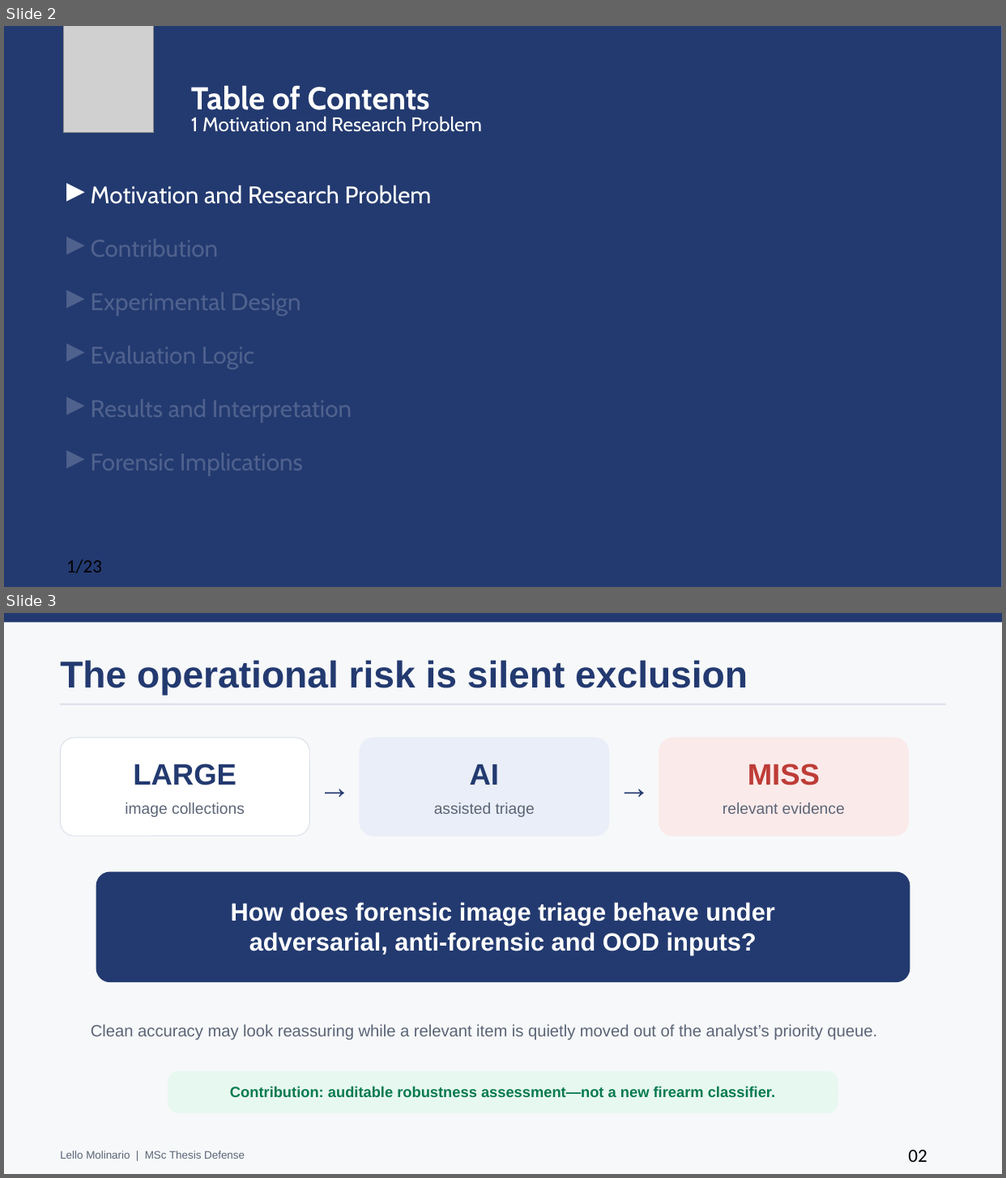
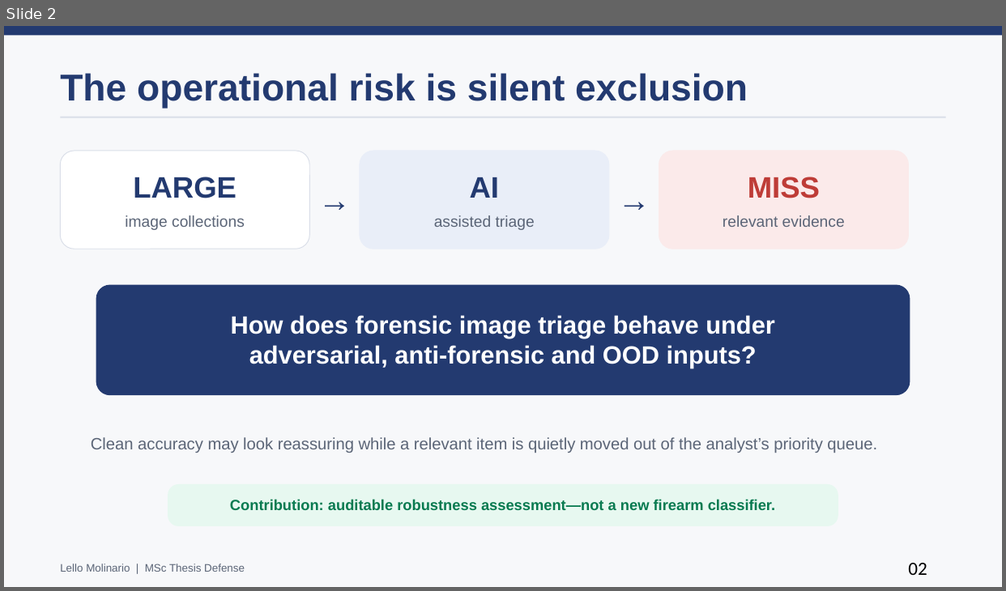
Before and after one commit to lmolinario/msc-thesis-ai-robustness-in-digital-forensics, a slide deck: docs/slides/main_thesis_presentation_editable_complete.pptx. Shown one above the other, each under a label of ours: slides 2 and 3 before the commit, slide 2 after it. The pictures are 1006x1178 and 1006x591 pixels, drawn with LibreOffice and Linux fonts; fonts in the diff are those of the drawing; grey boxes stand for pictures. Boxes give left, top, right and bottom in pixels: in the first picture for what was removed or moved away, otherwise in the second. Text is boxed around its words. In the diff, an @@ line names an element or a change of style, - is before the commit and + after.

```diff
--- a/docs/slides/main_thesis_presentation_editable_complete.pptx
+++ b/docs/slides/main_thesis_presentation_editable_complete.pptx
@@ slide 2 removed at box(4, 26, 1002, 587), background #FFFFFF @@
@@ rectangle removed at box(4, 26, 1002, 587) @@
@@ picture removed at box(64, 26, 154, 133) @@
@@ text removed at box(191, 85, 430, 117) @@
-Table of Contents
@@ text removed at box(191, 116, 481, 132) @@
-1 Motivation and Research Problem
@@ text removed at box(66, 175, 96, 210) @@
-▶
@@ text removed at box(91, 185, 432, 204) @@
-Motivation and Research Problem
@@ text removed at box(66, 228, 96, 264) @@
-▶
@@ text removed at box(91, 239, 219, 257) @@
-Contribution
@@ text removed at box(66, 282, 96, 318) @@
-▶
@@ text removed at box(91, 292, 301, 316) @@
-Experimental Design
@@ text removed at box(66, 335, 96, 370) @@
-▶
@@ text removed at box(91, 346, 254, 369) @@
-Evaluation Logic
@@ text removed at box(66, 388, 96, 424) @@
-▶
@@ text removed at box(91, 399, 351, 423) @@
-Results and Interpretation
@@ text removed at box(66, 442, 96, 477) @@
-▶
@@ text removed at box(91, 453, 303, 476) @@
-Forensic Implications
@@ text removed at box(66, 560, 102, 574) @@
-1/23
@@ what was slide 3 is now slide 2 @@
```
Also in this commit, not shown: 16 slides changed, 6 other slides removed.
